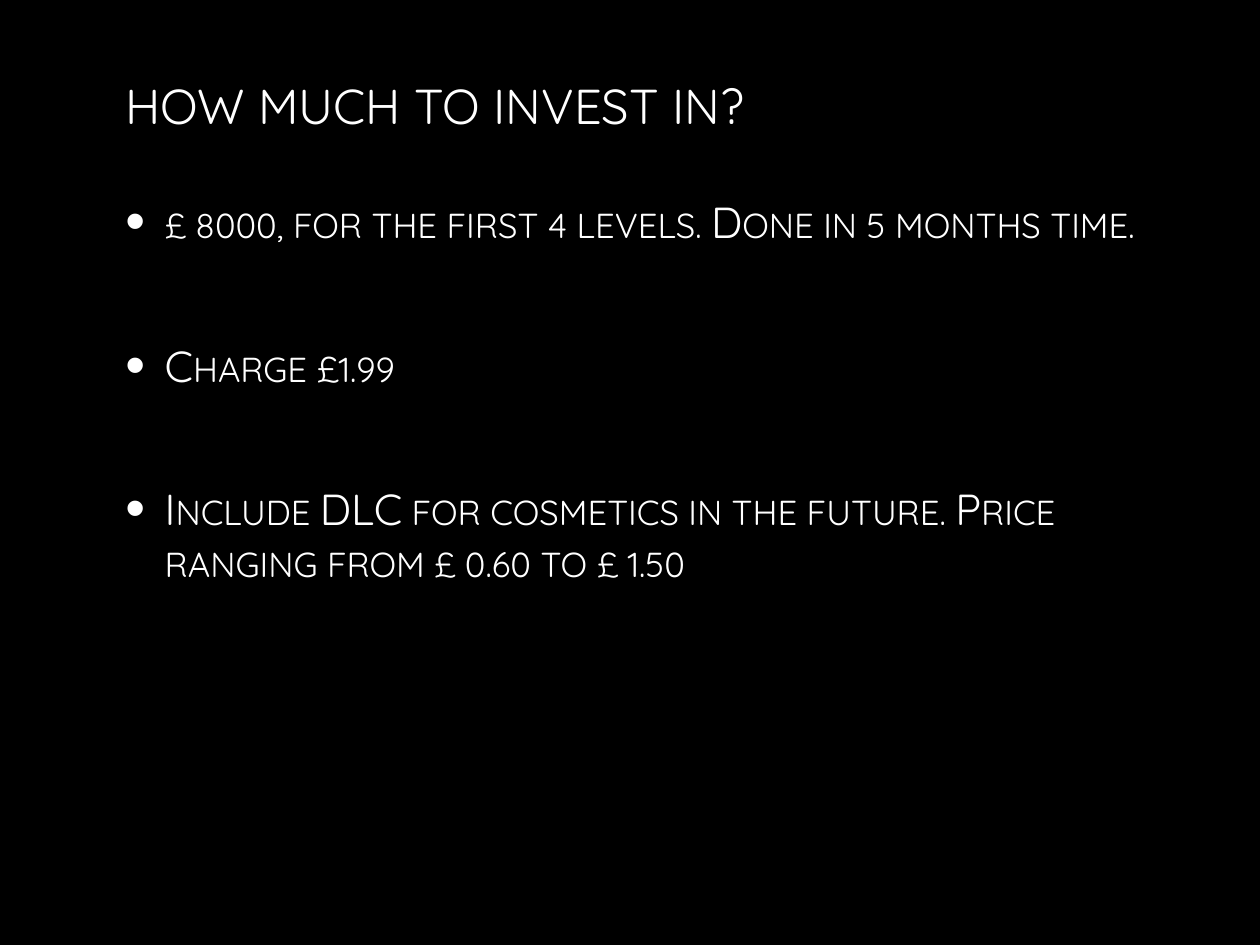
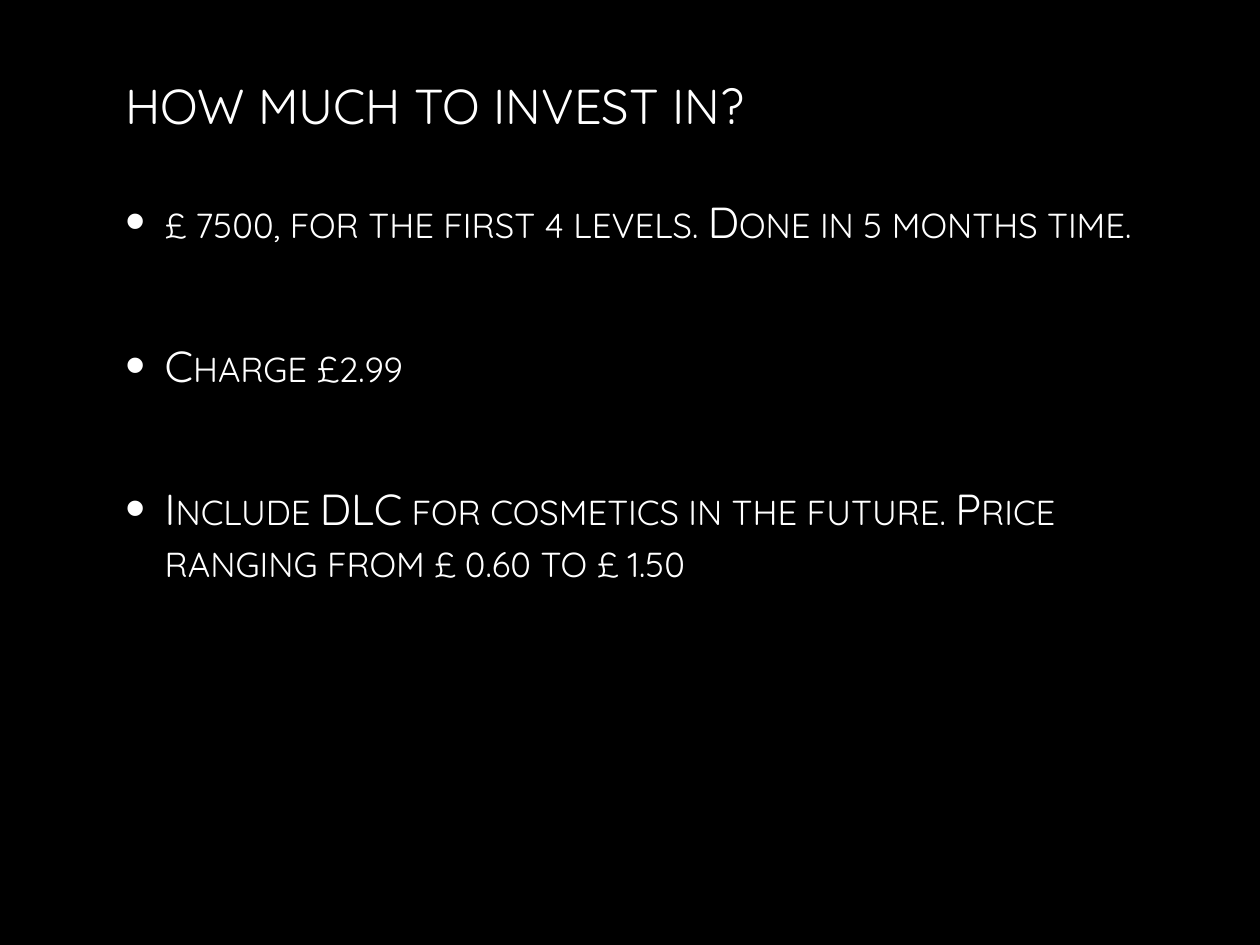
Before and after one commit to kt-chin/Games-and-Interactive-Entertainment-Business-and-Practice, a slide deck: slide 10 of Crystal Maze Disaster.pptx (slide 9 before the commit). Drawn at 1260x945 pixels with LibreOffice and Linux fonts; fonts in the diff are those of the drawing; background and template pictures are left out. Boxes give left, top, right and bottom in pixels: in the first picture for what was removed or moved away, otherwise in the second. Text is boxed around its words. In the diff, an @@ line names an element or a change of style, - is before the commit and + after.

```diff
--- a/Crystal Maze Disaster.pptx
+++ b/Crystal Maze Disaster.pptx
@@ text at (x1=195, y1=213, x2=1131, y2=383): text changed @@
-• £ 8000, for the first 4 levels. Done in 5 months time.
-• Charge £1.99
+• £ 7500, for the first 4 levels. Done in 5 months time.
+• Charge £2.99
```
Also in this commit, not shown: 4 other slides changed, 1 slide added, 1 other file.
